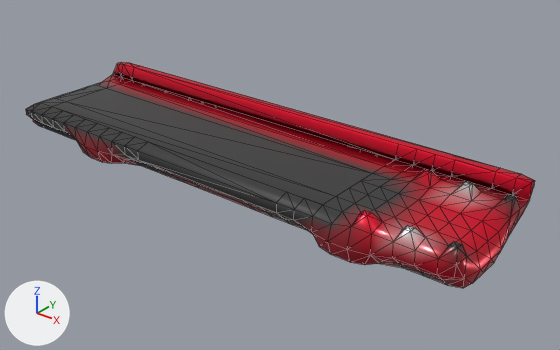
Before and after pictures for a commit that changed the glTF model glb/smooth/2001-3000/2035.glb.
The view is the same before and after, from a camera (50 mm lens) standing at (1.23, -1.368, 0.891) and looking at (0.104, 0.04, 0.018). Arrows for +X, +Y and +Z are at lower left; the lights stay in place. Mesh edges are drawn as thin lines. Vertices at the same position are counted once.
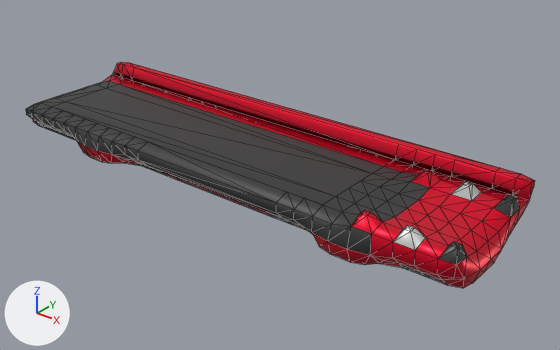
Changed parts and their boxes (x1, y1, x2, y2) in the pictures (560 x 350 px):
part 1 of me_mesh_0, cut back: (140, 160, 282, 218) in both
part 2 of me_mesh_0, recoloured: (33, 74, 528, 287) in both

Diff of the bpy script that builds the scene:
```diff
--- a/glb/smooth/2001-3000/2035.glb.py
+++ b/glb/smooth/2001-3000/2035.glb.py
@@ me_mesh_0 @@
 # used by ob_mesh_0; location = (0.0, 0.0, 0.0)
-me_mesh_0.from_pydata(...)  # 439 vertices, 844 faces; spans x -0.713..0.725, y -0.2..0.188, z 0.0..0.138
+me_mesh_0.from_pydata(...)  # 420 vertices, 808 faces; spans x -0.713..0.725, y -0.2..0.188, z 0.0..0.138
+# me_mesh_0 part 1
+# 19 vertices are removed from x -0.125..0.225, y -0.188..0.1, z 0.0..0.062
+# 52 faces are deleted
+# 16 new faces join them
+# me_mesh_0 part 2: 489 kept faces spanning x -0.713..0.725, y -0.2..0.15, z 0.0..0.133 get new vertex colours
 me_mesh_0.materials.append(mat_material_0)
```
